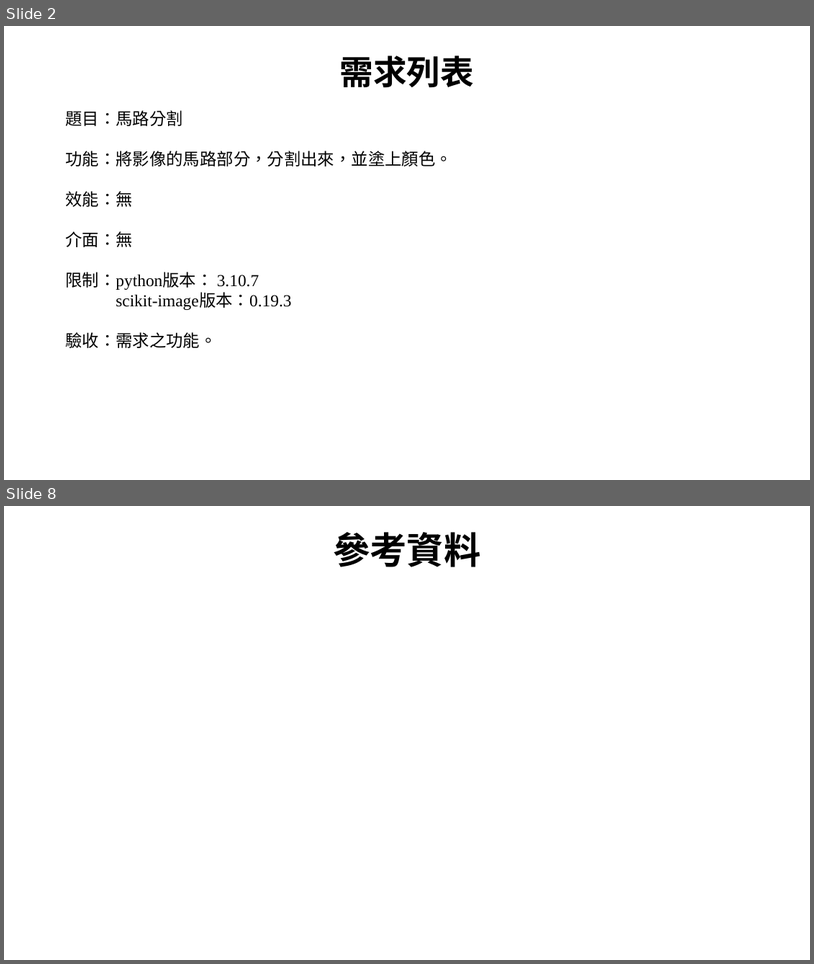
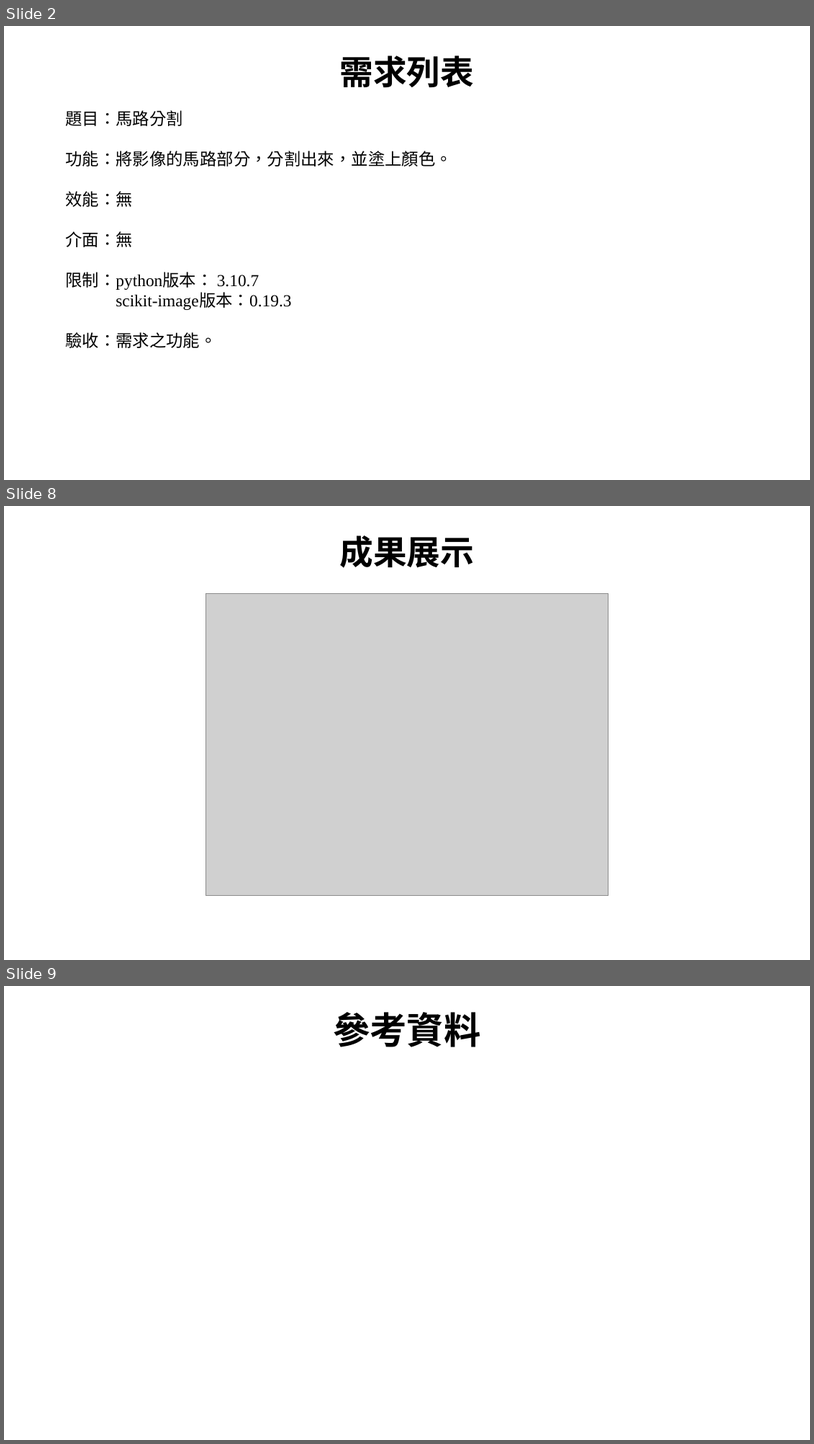
Before and after one commit to xup6tp6u4/Image-processing, a slide deck: 馬路分割_F112112136_林宸毅.pptx. Shown one above the other, each under a label of ours: slides 2 and 8 before the commit, slides 2, 8 and 9 after it; the slides between them are not shown. The pictures are 814x964 and 814x1444 pixels, drawn with LibreOffice and Linux fonts; fonts in the diff are those of the drawing; grey boxes stand for pictures; background and template pictures are left out. Boxes give left, top, right and bottom in pixels: in the first picture for what was removed or moved away, otherwise in the second. Text is boxed around its words. In the diff, an @@ line names an element or a change of style, - is before the commit and + after.

```diff
--- a/馬路分割_F112112136_林宸毅.pptx
+++ b/馬路分割_F112112136_林宸毅.pptx
@@ slide 8 added at box(4, 506, 810, 960), background picture (left out) @@
@@ text added at box(340, 536, 475, 568), 40 pt, text #000000, bold @@
+成果展示
@@ picture added at box(206, 594, 609, 896) @@
@@ what was slide 8 is now slide 9 @@
```
Also in this commit, not shown: 6 slides changed.
